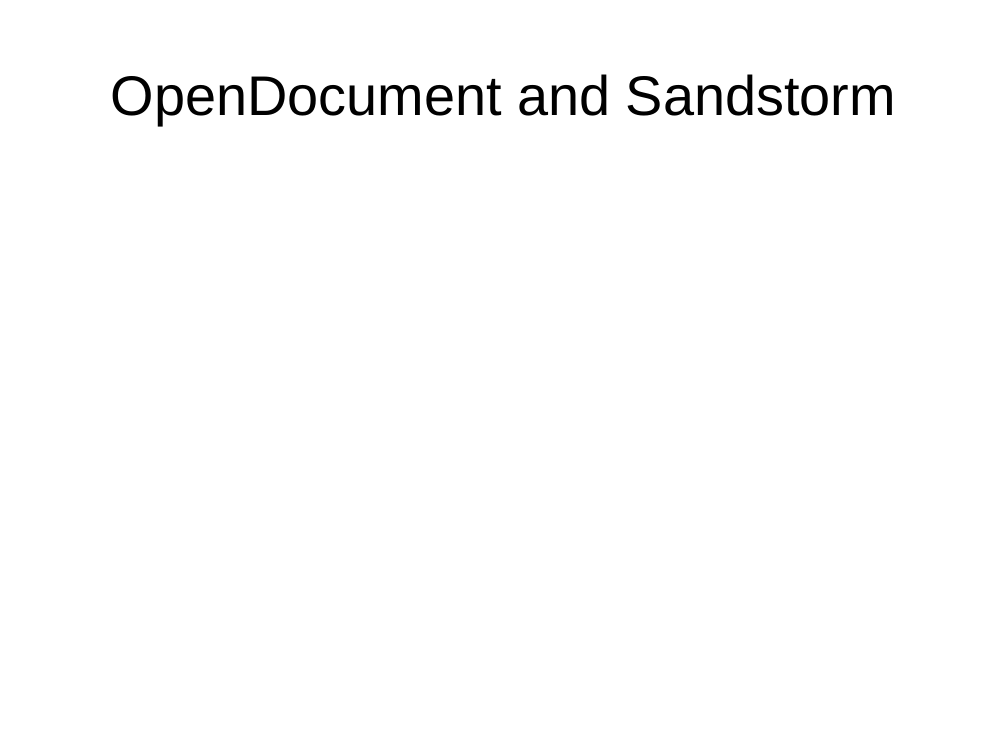
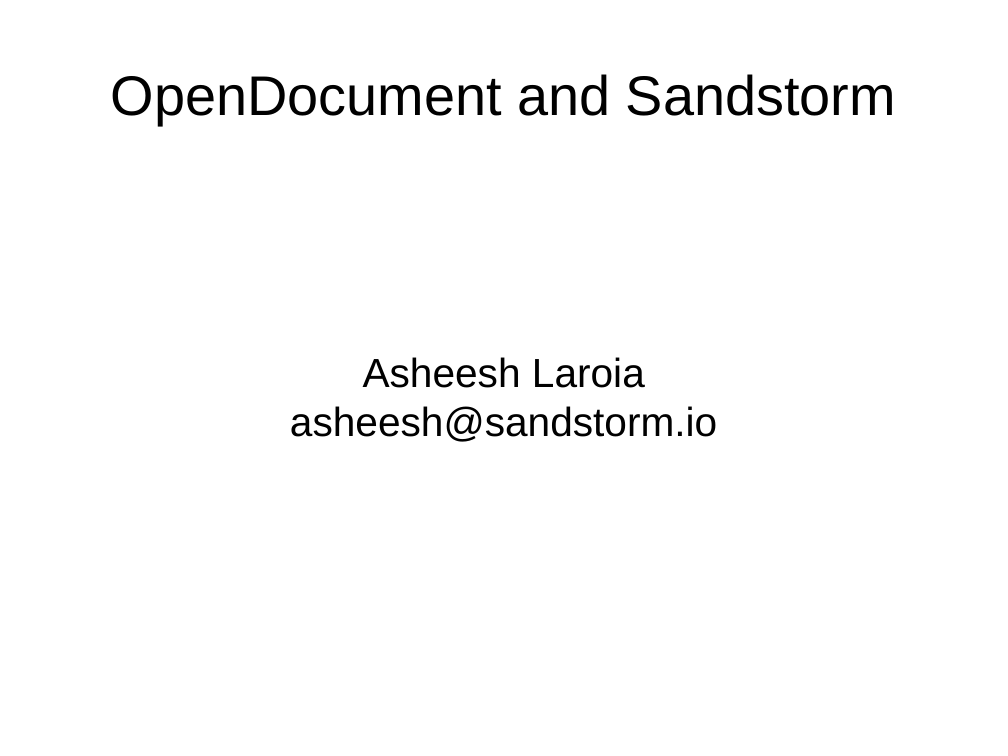
Before and after one commit to paulproteus/ethercalc-sandstorm-fosdem-lightning-talk, a slide deck: slide 1 of preso.odp. Drawn at 1008x756 pixels with LibreOffice and Linux fonts; fonts in the diff are those of the drawing. Boxes give left, top, right and bottom in pixels: in the first picture for what was removed or moved away, otherwise in the second. Text is boxed around its words. In the diff, an @@ line names an element or a change of style, - is before the commit and + after.

Commit message:
ok

```diff
--- a/preso.odp
+++ b/preso.odp
@@ subtitle added at (290,357,717,442), 32 pt, text #000000 @@
+Asheesh Laroia
+asheesh@sandstorm.io
```
Also in this commit, not shown: 1 other slide changed, 1 slide removed.
